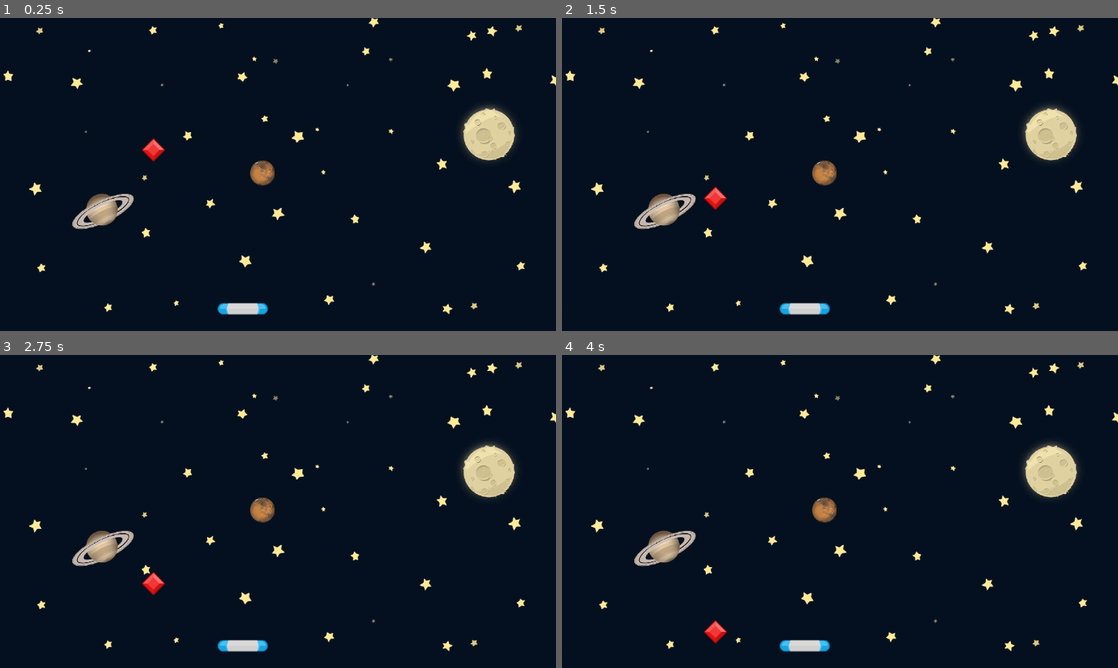
Above: before the commit, frames 1-4 (two rows, left to right).
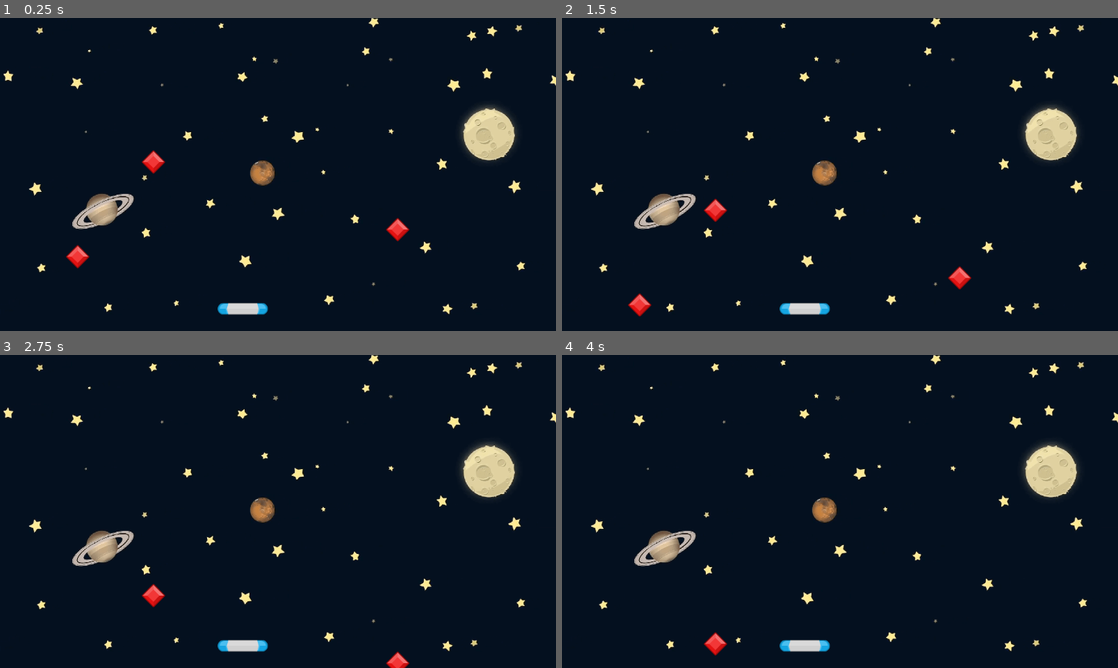
Above: after the commit, the same moments.

Repository: RamzesKh/gem_catcher
Game: Godot game, scene res://Scenes/Game/Game.tscn
The game is run twice, just before and just after one commit, with the same random seed, the same clock (stepped at 60 frames per second) and the same inputs.
Inputs:
- Up to frame 1 (0.25 s): no input
- Up to frame 2 (1.5 s): no input
- Up to frame 3 (2.75 s): no input
- Up to frame 4 (4 s): no input

The runs differ from the first frame. In frame 1, 0.6% of the frame differs, in the area x 11-74%, y 38-80%; in frame 2, 0.7%, in the area x 11-74%, y 53-96%; in frame 3, 0.4%; in frame 4, 0.3%.

Commit message:
Add multiple gems and improve gem behavior
Added Gem2 and Gem3 nodes to the Game scene. Updated Gem.gd to free gems when they move out of the viewport. Adjusted positions of Sprite2D and CollisionShape2D in Gem.tscn for better alignment.

Diff:
--- a/Scenes/Game/Game.tscn
+++ b/Scenes/Game/Game.tscn
@@ -16,3 +16,9 @@
 
 [node name="Gem" parent="." instance=ExtResource("3_y3kpf")]
 position = Vector2(318, 253)
+
+[node name="Gem2" parent="." instance=ExtResource("3_y3kpf")]
+position = Vector2(824, 393)
+
+[node name="Gem3" parent="." instance=ExtResource("3_y3kpf")]
+position = Vector2(161, 449)
--- a/Scenes/Gem/Gem.gd
+++ b/Scenes/Gem/Gem.gd
@@ -1,6 +1,6 @@
 extends Area2D
 
-const SPEED = 80
+const SPEED:float = 80
 
 # Called when the node enters the scene tree for the first time.
 func _ready() -> void:
@@ -10,3 +10,7 @@
 # Called every frame. 'delta' is the elapsed time since the previous frame.
 func _process(delta: float) -> void:
 	position.y += delta * SPEED
+
+	if position.y > get_viewport_rect().end.y:
+		set_process(false)
+		queue_free()
--- a/Scenes/Gem/Gem.tscn
+++ b/Scenes/Gem/Gem.tscn
@@ -10,9 +10,10 @@
 script = ExtResource("1_7tt7y")
 
 [node name="Sprite2D" type="Sprite2D" parent="."]
+position = Vector2(0, 25)
 texture = ExtResource("1_klo45")
 
 [node name="CollisionShape2D" type="CollisionShape2D" parent="."]
-position = Vector2(0.0143011, -0.0119148)
+position = Vector2(9.31323e-10, 25)
 rotation = 0.787674
 shape = SubResource("RectangleShape2D_ope6i")
